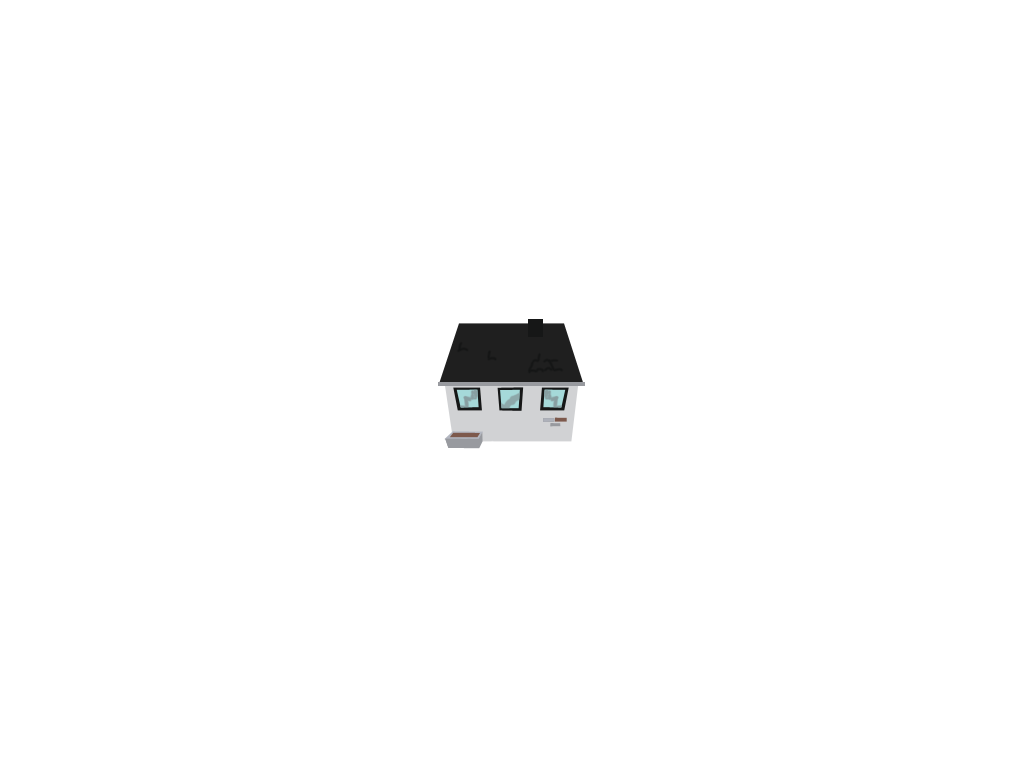
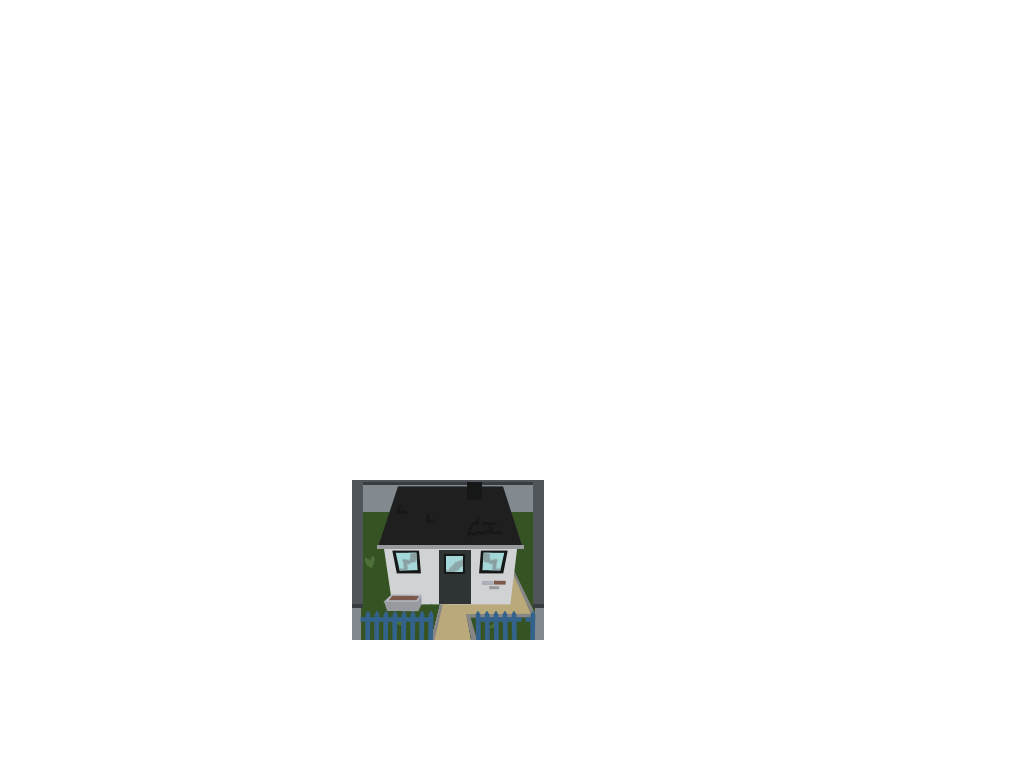
Layered file, before and after one edit (1024 x 768). Changes by layer:
added layer "Calque 22" above "Calque 21" over left=463, top=554, right=465, bottom=574
added layer "Calque 21" above "Calque 20" over left=444, top=554, right=465, bottom=574
added layer "Calque 20" above "Calque 1" over left=434, top=550, right=471, bottom=640
painted on "Calque 1" over left=377, top=319, right=585, bottom=612
added layer "Calque 18" above "Calque 17" over left=525, top=611, right=536, bottom=640
added layer "Calque 17" above "Calque 16" over left=511, top=611, right=522, bottom=640
added layer "Calque 16" above "Calque 15" over left=502, top=611, right=513, bottom=640
added layer "Calque 15" above "Calque 14" over left=493, top=611, right=504, bottom=640
added layer "Calque 14" above "Calque 13" over left=484, top=611, right=495, bottom=640
added layer "Calque 13" above "Calque 12" over left=475, top=611, right=486, bottom=640
added layer "Calque 12" above "Calque 11" over left=423, top=611, right=434, bottom=640
added layer "Calque 11" above "Calque 10" over left=414, top=611, right=425, bottom=640
added layer "Calque 10" above "Calque 9" over left=405, top=611, right=416, bottom=640
added layer "Calque 9" above "Calque 8" over left=396, top=611, right=407, bottom=640
added layer "Calque 8" above "Calque 7" over left=387, top=611, right=398, bottom=640
added layer "Calque 7" above "Calque 6" over left=378, top=611, right=389, bottom=640
added layer "Calque 6" above "Calque 5" over left=460, top=567, right=471, bottom=596
added layer "Calque 5" above "Calque 4" over left=369, top=611, right=380, bottom=640
added layer "Calque 4" above "Calque 3" over left=360, top=480, right=544, bottom=640
added layer "Calque 3" above "Calque 2" over left=352, top=480, right=544, bottom=640
added layer "Calque 2" above "Calque 0" over left=352, top=480, right=544, bottom=640
